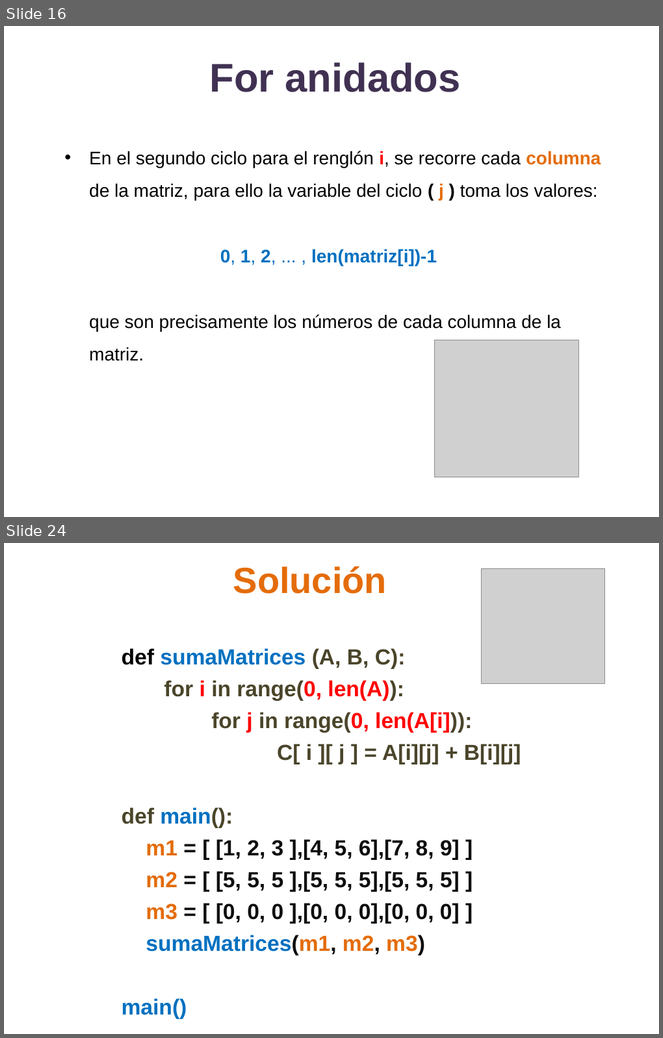
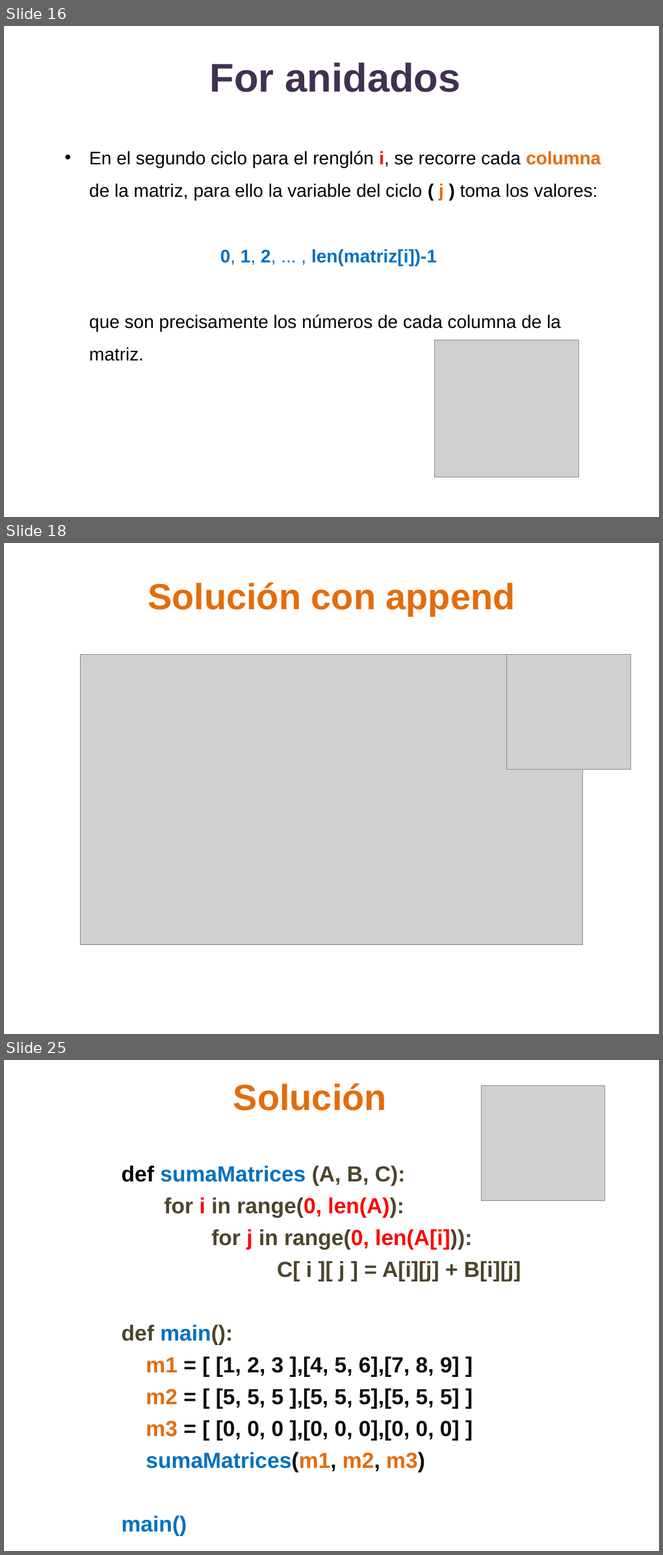
Before and after one commit to lizetheP/PensamientoC, a slide deck: CalendarioAgo20L/presentaciones/10_Matrices.pptx. Shown one above the other, each under a label of ours: slides 16 and 24 before the commit, slides 16, 18 and 25 after it; the slides between them are not shown. The pictures are 663x1038 and 663x1555 pixels, drawn with LibreOffice and Linux fonts; fonts in the diff are those of the drawing; grey boxes stand for pictures. Boxes give left, top, right and bottom in pixels: in the first picture for what was removed or moved away, otherwise in the second. Text is boxed around its words. In the diff, an @@ line names an element or a change of style, - is before the commit and + after.

```diff
--- a/CalendarioAgo20L/presentaciones/10_Matrices.pptx
+++ b/CalendarioAgo20L/presentaciones/10_Matrices.pptx
@@ slide 18 added at (4,543,659,1034), background #FFFFFF @@
@@ text added at (148,583,516,616), 40 pt, text #E46C0A, bold @@
+Solución con append
@@ picture added at (80,654,583,945) @@
@@ picture added at (507,654,631,769) @@
@@ what was slide 24 is now slide 25 @@
```
Also in this commit, not shown: 6 slides changed, 1 other slide added, 2 slides removed, 7 other files.
